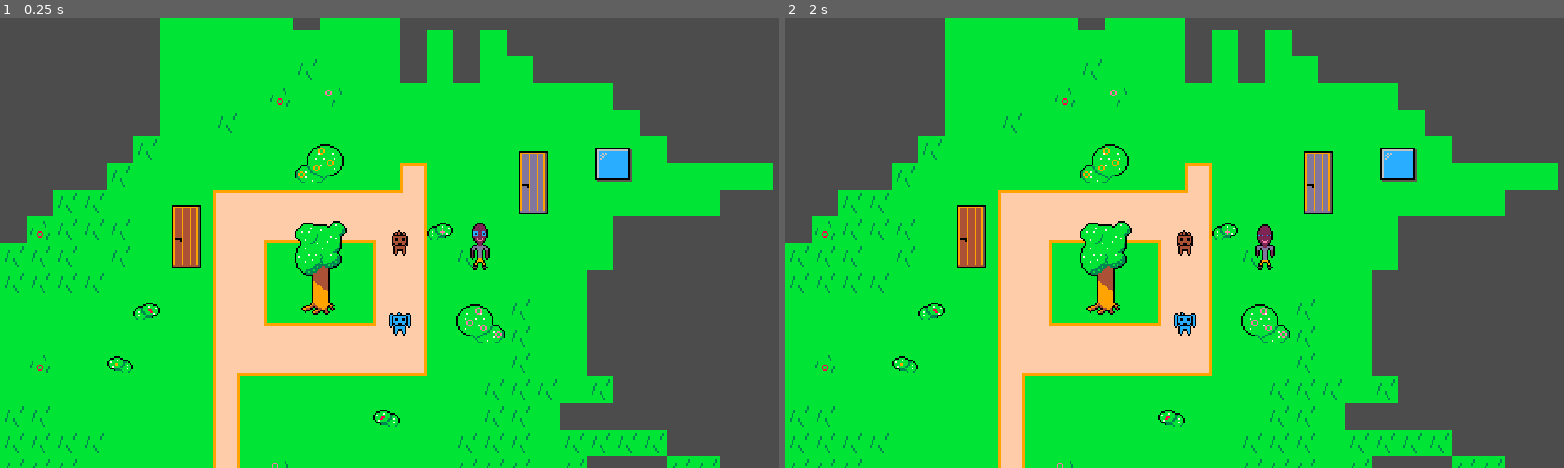
Above: before the commit, frames 1-2 (left to right).
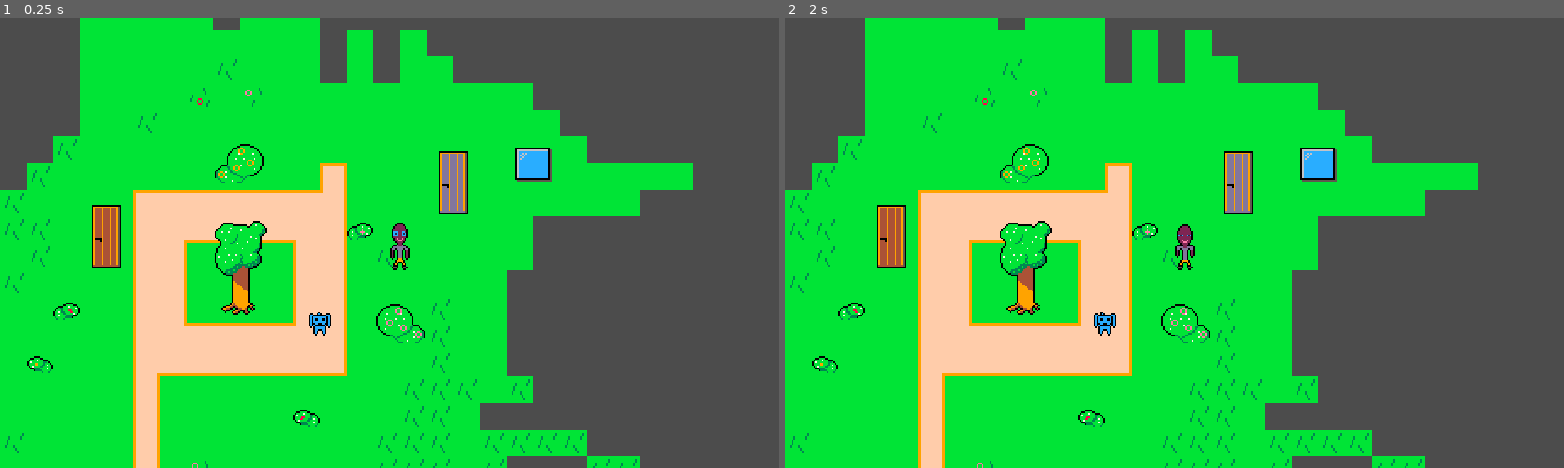
Above: after the commit, the same moments.

Repository: progsource/ggj2021
Game: Godot game, scene res://scenes/TreeVillageTile.tscn
Same seed, same stepped clock (60 frames per second), same inputs: the game is played once before the commit and once after it.
Inputs:
- Up to frame 1 (0.25 s): no input
- Up to frame 2 (2 s): no input

The runs differ from the first frame. In frame 1, 32% of the frame differs, in the area x 0-100%, y 0-100%; in frame 2, 32%.

Commit message:
Moved camera to berry

Diff:
--- a/code/scenes/Berry.tscn
+++ b/code/scenes/Berry.tscn
@@ -109,3 +109,7 @@
 anims/left = SubResource( 5 )
 anims/right = SubResource( 6 )
 anims/up = SubResource( 4 )
+
+[node name="Camera2D" type="Camera2D" parent="."]
+current = true
+smoothing_enabled = true
--- a/code/scenes/TreeVillageTile.tscn
+++ b/code/scenes/TreeVillageTile.tscn
@@ -1,7 +1,6 @@
-[gd_scene load_steps=4 format=2]
+[gd_scene load_steps=3 format=2]
 
 [ext_resource path="res://assets/gfx/spritesheet.tres" type="TileSet" id=1]
-[ext_resource path="res://scenes/Pet.tscn" type="PackedScene" id=2]
 [ext_resource path="res://scripts/Neighborhood.gd" type="Script" id=3]
 
 [node name="TreeVillageTile" type="Node2D"]
@@ -20,8 +19,3 @@
 cell_custom_transform = Transform2D( 16, 0, 0, 16, 0, 0 )
 format = 1
 tile_data = PoolIntArray( -196612, 536870925, 0, -262140, 9, 0, -262137, 7, 0, -65545, 8, 0, -4, 6, 0, -65535, 14, 0, 196598, 16, 0, 131074, 11, 0, 327669, 536870927, 0, 458751, 536870928, 0, 720898, 10, 0 )
-
-[node name="Pet" parent="." instance=ExtResource( 2 )]
-
-[node name="Camera2D" type="Camera2D" parent="Pet"]
-current = true
